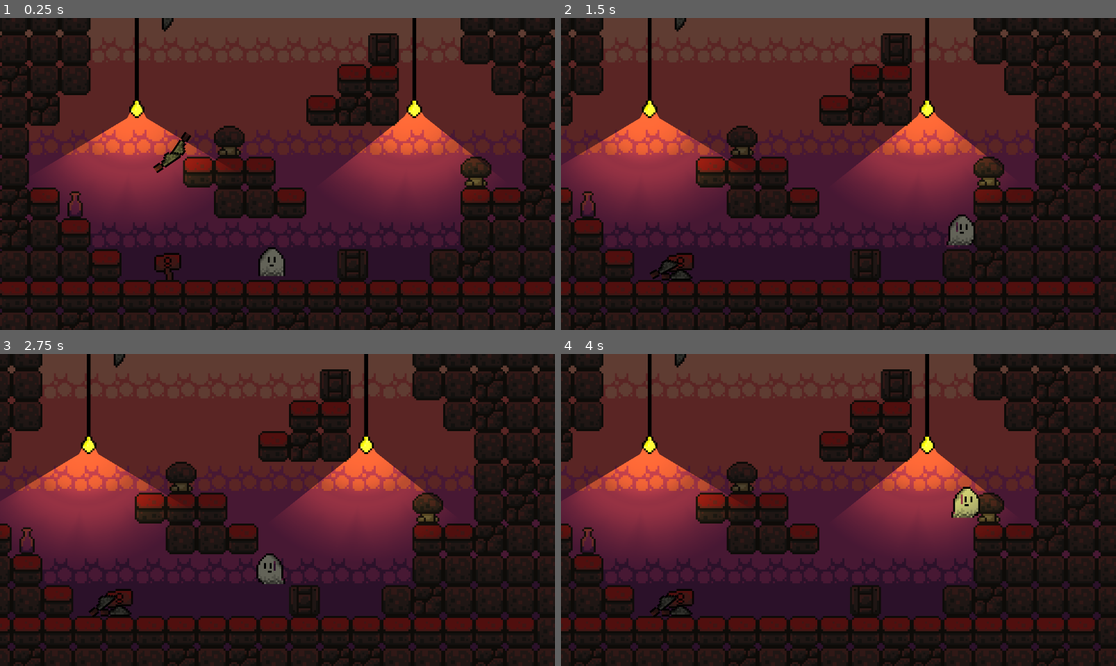
Above: before the commit, frames 1-4 (two rows, left to right).
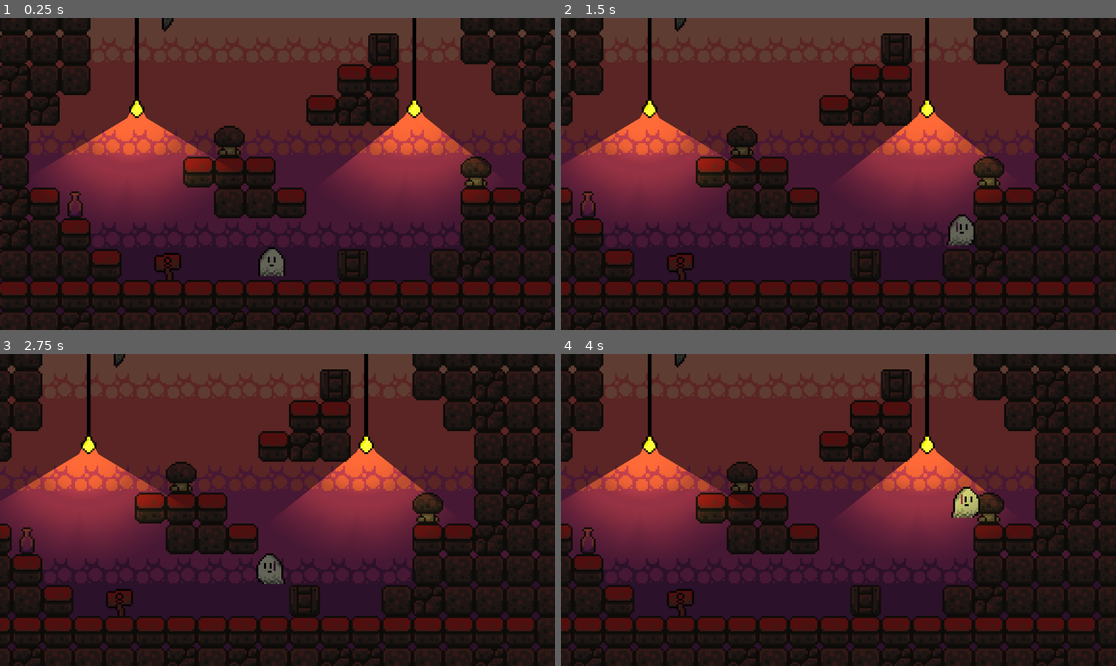
Above: after the commit, the same moments.

Repository: sina-yeganeh/red-room
Game: Godot game, scene res://scenes/main.tscn
The game is run twice, just before and just after one commit, with the same random seed, the same clock (stepped at 60 frames per second) and the same inputs.
Inputs:
- Up to frame 1 (0.25 s): no input
- Up to frame 2 (1.5 s): tap Enter (ui_accept) at 0.5, 0.77 s; hold Right (ui_right) from 0.53 s (still down)
- Up to frame 3 (2.75 s): tap Enter (ui_accept) at 1.52 s; release Right (ui_right) at 2.03 s; hold Left (ui_left) from 2.03 s (still down)
- Up to frame 4 (4 s): release Left (ui_left) at 2.78 s; hold Right (ui_right) from 2.78 s (still down); tap Enter (ui_accept) at 3.02, 3.77 s

The runs differ from the first frame. In frame 1, 0.3% of the frame differs, in the area x 27-35%, y 36-50%; in frame 2, 0.2%; in frame 3, 0.2%; in frame 4, 0.2%.

Commit message:
:shit: Add screenshot ...

Diff:
--- a/scenes/main.tscn
+++ b/scenes/main.tscn
@@ -6,7 +6,6 @@
 [ext_resource type="Texture2D" uid="uid://cdhq8l1wo400f" path="res://assets/sprites/bulb.png" id="3_74rpu"]
 [ext_resource type="Texture2D" uid="uid://3su7sh4nxcnd" path="res://assets/sprites/light.png" id="4_d4rb2"]
 [ext_resource type="PackedScene" uid="uid://8lhlywjqt1" path="res://scenes/knife.tscn" id="6_wmcln"]
-[ext_resource type="Texture2D" uid="uid://c1rt312mxn0ew" path="res://assets/sprites/knife.png" id="7_vg0cl"]
 
 [sub_resource type="TileSetAtlasSource" id="TileSetAtlasSource_vu8bo"]
 texture = ExtResource("1_tk6ia")
@@ -388,10 +387,6 @@
 [sub_resource type="OccluderPolygon2D" id="OccluderPolygon2D_p35s7"]
 polygon = PackedVector2Array(-30, -2, -25, -12, -20, -2, -25, -19)
 
-[sub_resource type="CapsuleShape2D" id="CapsuleShape2D_ftr4j"]
-radius = 2.0
-height = 15.0
-
 [node name="Main" type="Node2D"]
 script = ExtResource("1_74h62")
 
@@ -456,25 +451,3 @@
 [node name="Knife" parent="Knifes" instance=ExtResource("6_wmcln")]
 position = Vector2(-56, -73)
 collision_layer = 2
-
-[node name="RigidBody2D2" type="RigidBody2D" parent="."]
-position = Vector2(-49, -33)
-rotation = 0.592254
-
-[node name="CollisionShape2D" type="CollisionShape2D" parent="RigidBody2D2"]
-position = Vector2(-1, -0.5)
-shape = SubResource("CapsuleShape2D_ftr4j")
-
-[node name="Sprite2D" type="Sprite2D" parent="RigidBody2D2"]
-texture = ExtResource("7_vg0cl")
-
-[node name="RigidBody2D3" type="RigidBody2D" parent="."]
-position = Vector2(-51, -17)
-rotation = -1.0463
-
-[node name="CollisionShape2D" type="CollisionShape2D" parent="RigidBody2D3"]
-position = Vector2(-1, -0.5)
-shape = SubResource("CapsuleShape2D_ftr4j")
-
-[node name="Sprite2D" type="Sprite2D" parent="RigidBody2D3"]
-texture = ExtResource("7_vg0cl")
Not shown: 1 places in scenes/main.tscn that only renumber resources
Binary file added: screenshot.PNG
Not shown, added: screenshot.PNG.import
Not shown, changed: README.md
